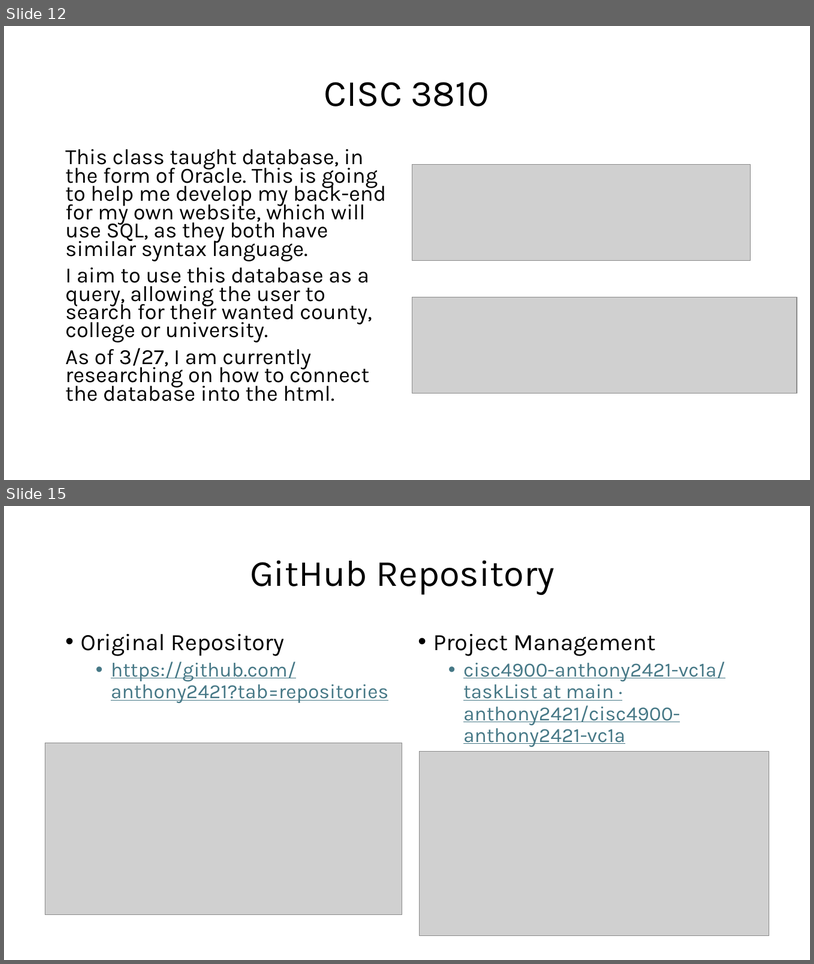
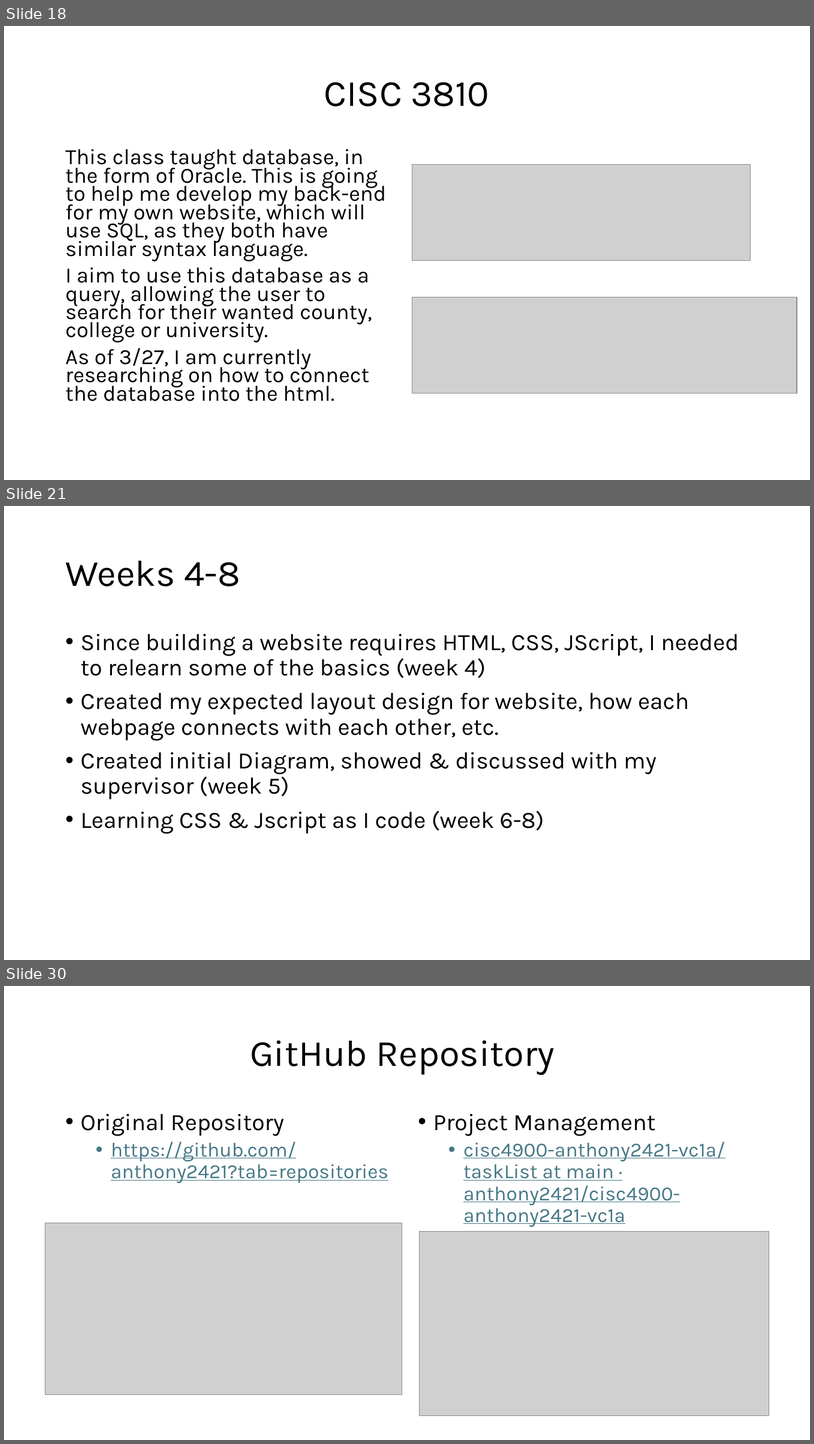
Before and after one commit to anthony2421/cisc4900-anthony2421-vc1a, a slide deck: Progress documentations/CISC 4900 - Diagram.pptx. Shown one above the other, each under a label of ours: slides 12 and 15 before the commit, slides 18, 21 and 30 after it; the slides between them are not shown. The pictures are 814x964 and 814x1444 pixels, drawn with LibreOffice and Linux fonts; fonts in the diff are those of the drawing; grey boxes stand for pictures. Boxes give left, top, right and bottom in pixels: in the first picture for what was removed or moved away, otherwise in the second. Text is boxed around its words. In the diff, an @@ line names an element or a change of style, - is before the commit and + after.

```diff
--- a/Progress documentations/CISC 4900 - Diagram.pptx
+++ b/Progress documentations/CISC 4900 - Diagram.pptx
@@ slide 21 added at <box>4,506,810,960</box>, background #FFFFFF @@
@@ title added at <box>65,561,240,586</box>, 44 pt, text #000000 @@
+Weeks 4-8
@@ text added at <box>81,634,739,834</box>, 28 pt, text #000000 @@
+• Since building a website requires HTML, CSS, JScript, I needed to relearn some of the basics (week 4)
+• Created my expected layout design for website, how each webpage connects with each other, etc.
+• Created initial Diagram, showed & discussed with my supervisor (week 5)
+• Learning CSS & Jscript as I code (week 6-8)
@@ what was slide 12 is now slide 18 @@
@@ what was slide 15 is now slide 30 @@
```
Also in this commit, not shown: 8 slides changed, 14 other slides added.
